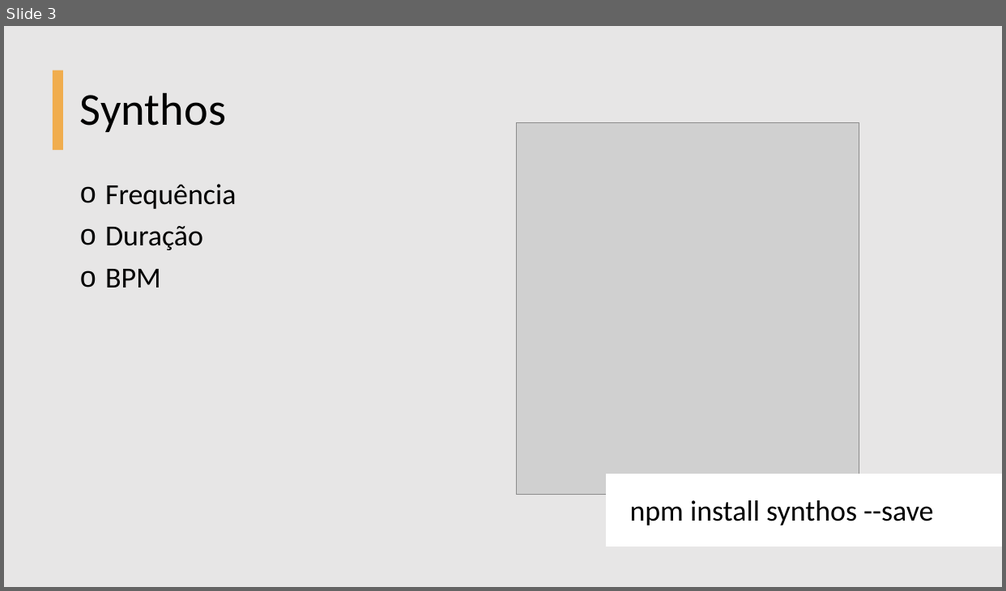
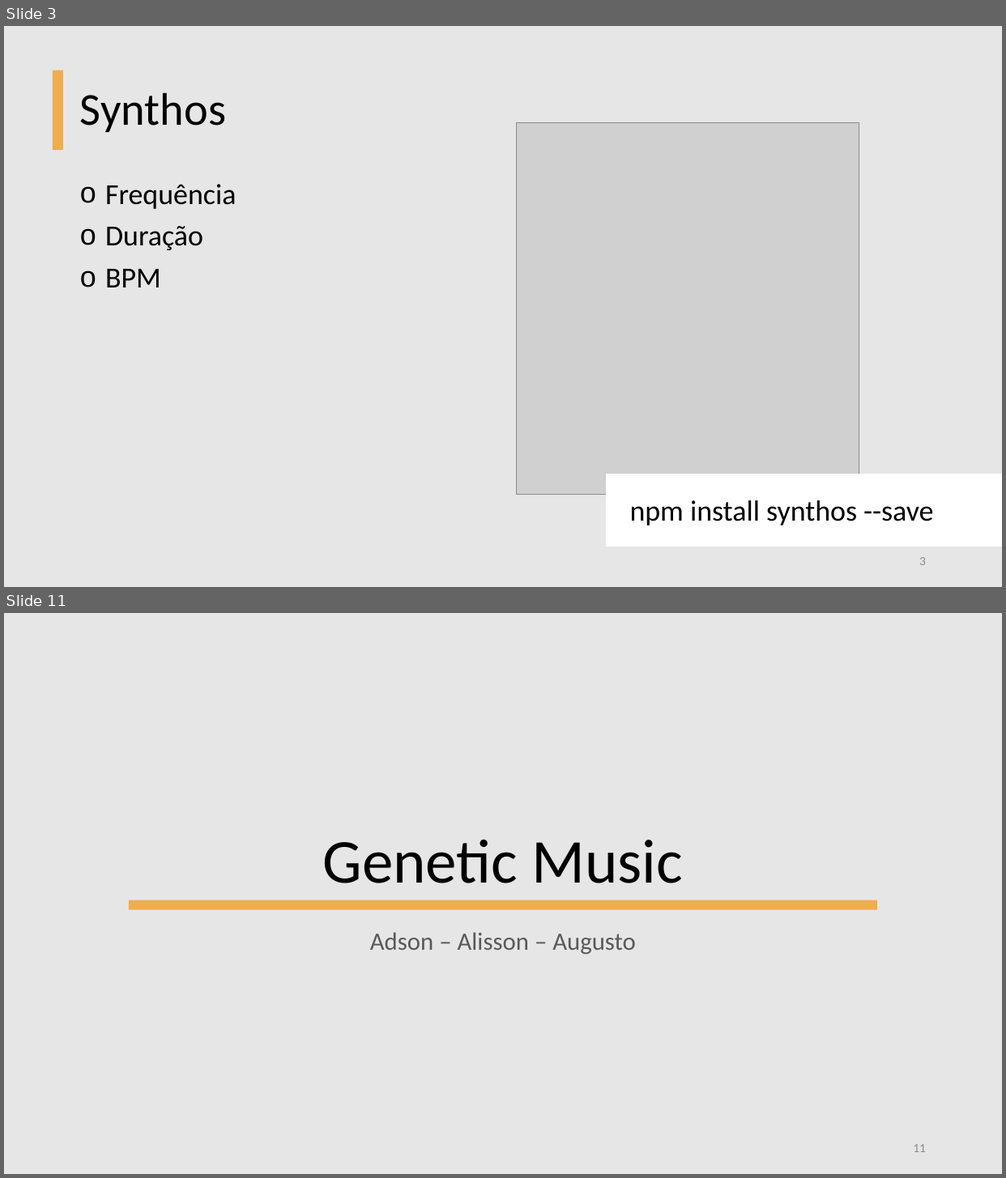
Before and after one commit to BeholderDEV/genetic-music-maker, a slide deck: Genetic Music.pptx. Shown one above the other, each under a label of ours: slide 3 before the commit, slides 3 and 11 after it; the slides between them are not shown. The pictures are 1006x591 and 1006x1178 pixels, drawn with LibreOffice and Linux fonts; fonts in the diff are those of the drawing; grey boxes stand for pictures. Boxes give left, top, right and bottom in pixels: in the first picture for what was removed or moved away, otherwise in the second. Text is boxed around its words. In the diff, an @@ line names an element or a change of style, - is before the commit and + after.

```diff
--- a/Genetic Music.pptx
+++ b/Genetic Music.pptx
@@ slide 11 added at <box>4,613,1002,1174</box>, background #E7E6E6 @@
@@ title added at <box>323,839,683,884</box>, 60 pt, text #000000 @@
+Genetic Music
@@ rectangle added at <box>129,901,878,910</box>, fill #F0AD4E @@
@@ subtitle added at <box>370,932,636,954</box>, 24 pt, text #595959 @@
+Adson – Alisson – Augusto
@@ page number added at <box>913,1144,926,1152</box>, 12 pt, text #8C8C8C @@
+11
@@ slide 3 changed as well @@
@@ page number added at <box>919,557,926,565</box>, 12 pt, text #8C8C8C @@
+3
```
Also in this commit, not shown: 2 other slides changed, 7 other slides added, 2 slides removed.
